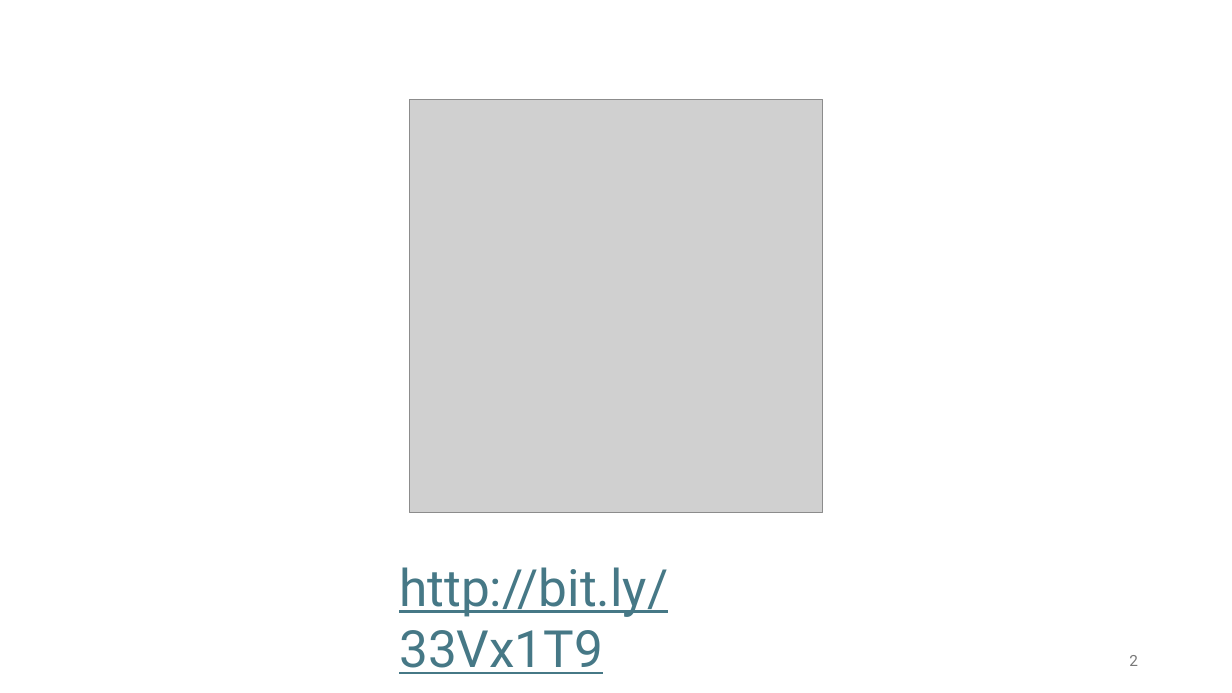
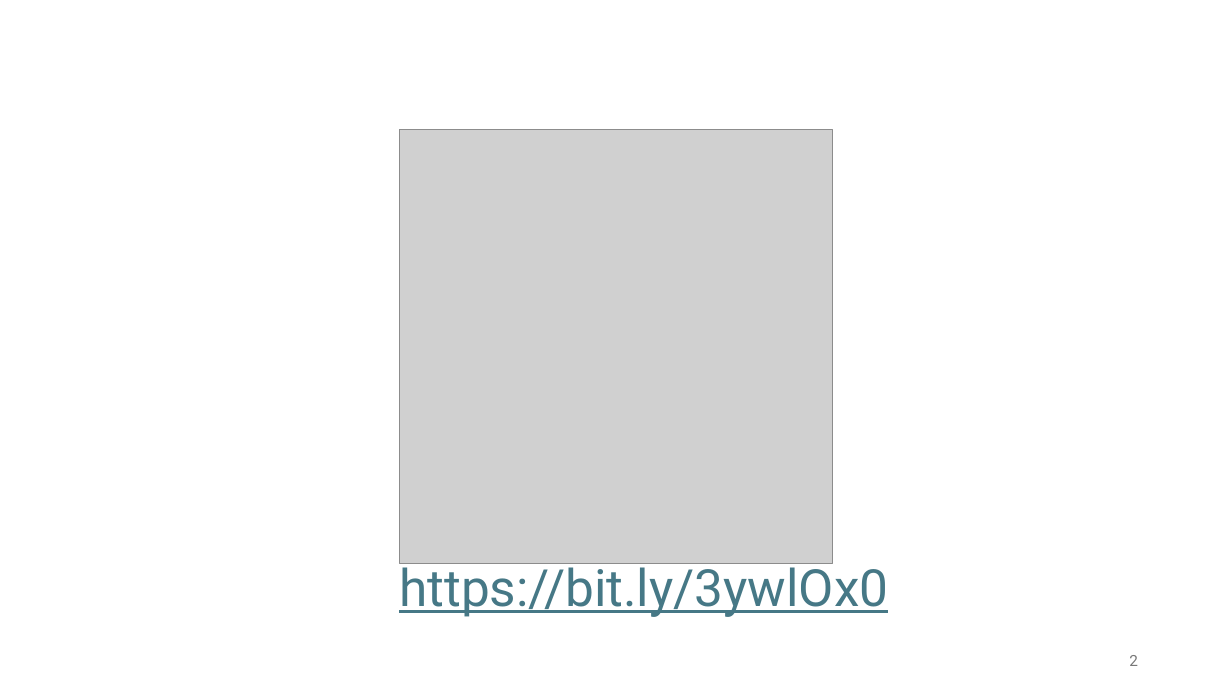
Before and after one commit to gjbex/C-plus-plus-software-engineering, a slide deck: slide 2 of cpp_software_engineering.pptx. Drawn at 1232x693 pixels with LibreOffice and Linux fonts; fonts in the diff are those of the drawing; grey boxes stand for pictures. Boxes give left, top, right and bottom in pixels: in the first picture for what was removed or moved away, otherwise in the second. Text is boxed around its words. In the diff, an @@ line names an element or a change of style, - is before the commit and + after.

Commit message:
Add correct CR-code and shot URL

```diff
--- a/cpp_software_engineering.pptx
+++ b/cpp_software_engineering.pptx
@@ picture: place and size @@
-picture at [409, 99, 823, 513]
+picture at [399, 130, 833, 564]
@@ text at [399, 558, 888, 617]: text changed @@
-http://bit.ly/33Vx1T9
+https://bit.ly/3ywlOx0
```
